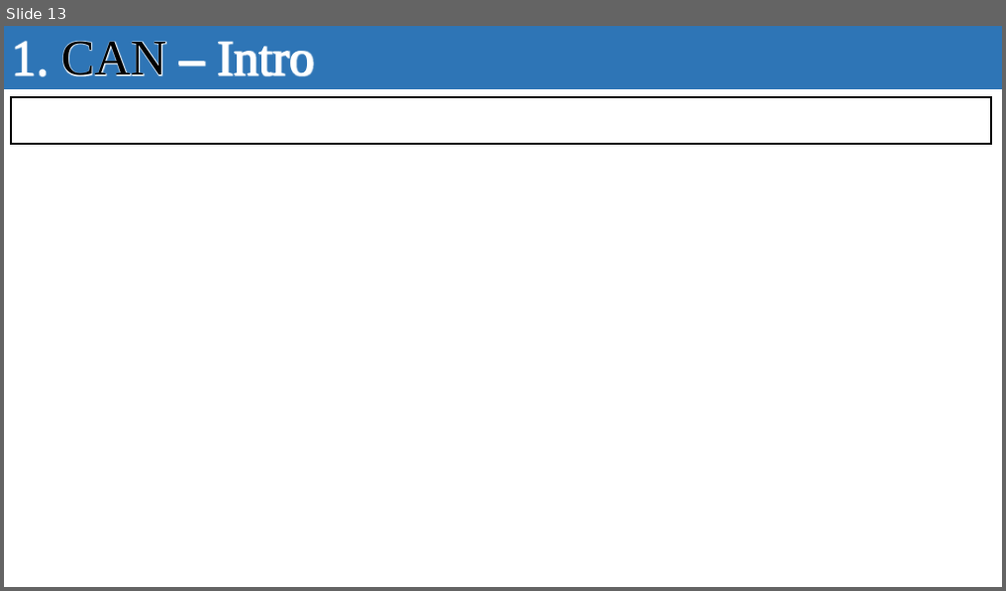
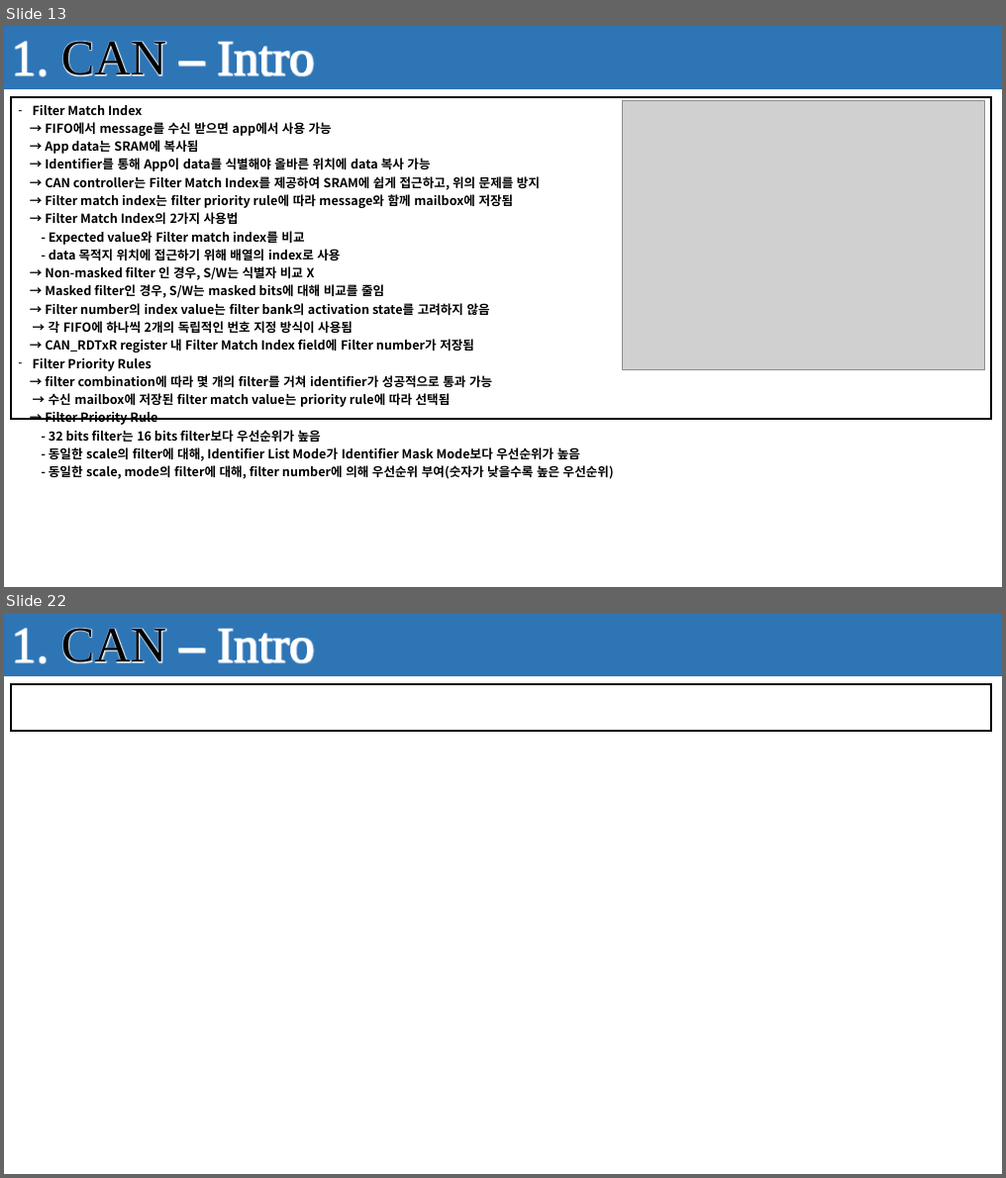
Before and after one commit to seonghokim/Study, a slide deck: Study Material/Firmware Explanation.pptx. Shown one above the other, each under a label of ours: slide 13 before the commit, slides 13 and 22 after it; the slides between them are not shown. The pictures are 1006x591 and 1006x1178 pixels, drawn with LibreOffice and Linux fonts; fonts in the diff are those of the drawing; grey boxes stand for pictures; background and template pictures are left out. Boxes give left, top, right and bottom in pixels: in the first picture for what was removed or moved away, otherwise in the second. Text is boxed around its words. In the diff, an @@ line names an element or a change of style, - is before the commit and + after.

```diff
--- a/Study Material/Firmware Explanation.pptx
+++ b/Study Material/Firmware Explanation.pptx
@@ slide 13 added at (4, 26, 1002, 587), background #FFFFFF; not listed: 1 template element that a slide beside it also shows @@
@@ rectangle added at (4, 26, 1002, 89), fill #2E75B6, 48 pt, text #FFFFFF @@
+1. CAN – Intro
@@ table added at (11, 97, 991, 483), 1 rows, 1 columns @@
+Filter Match Index / → FIFO에서 message를 수신 받으면 app에서 사용 가능 / → App data는 SRAM에 복사됨 / → Identifier를 통해 App이 data를 식별해야 올바른 위치에 data 복사 가능 / → CAN controller는 Filter Match Index를 제공하여 SRAM에 쉽게 접근하고, 위의 문제를 방지 / → Filter match index는 filter priority rule에 따라 message와 함께 mailbox에 저장됨 / → Filter Match Index의 2가지 사용법 / - Expected value와 Filter match index를 비교 / - data 목적지 위치에 접근하기 위해 배열의 index로 사용 / → Non-masked filter 인 경우, S/W는 식별자 비교 X / → Masked filter인 경우, S/W는 masked bits에 대해 비교를 줄임 / → Filter number의 index value는 filter bank의 activation state를 고려하지 않음 / → 각 FIFO에 하나씩 2개의 독립적인 번호 지정 방식이 사용됨 / → CAN_RDTxR register 내 Filter Match Index field에 Filter number가 저장됨 / Filter Priority Rules / → filter combination에 따라 몇 개의 filter를 거쳐 identifier가 성공적으로 통과 가능 / → 수신 mailbox에 저장된 filter match value는 priority rule에 따라 선택됨 / → Filter Priority Rule / - 32 bits filter는 16 bits filter보다 우선순위가 높음 / - 동일한 scale의 filter에 대해, Identifier List Mode가 Identifier Mask Mode보다 우선순위가 높음 / - 동일한 scale, mode의 filter에 대해, filter number에 의해 우선순위 부여(숫자가 낮을수록 높은 우선순위)
@@ picture added at (623, 101, 985, 371) @@
@@ what was slide 13 is now slide 22 @@
```
Also in this commit, not shown: 1 slide changed, 13 other slides added.
